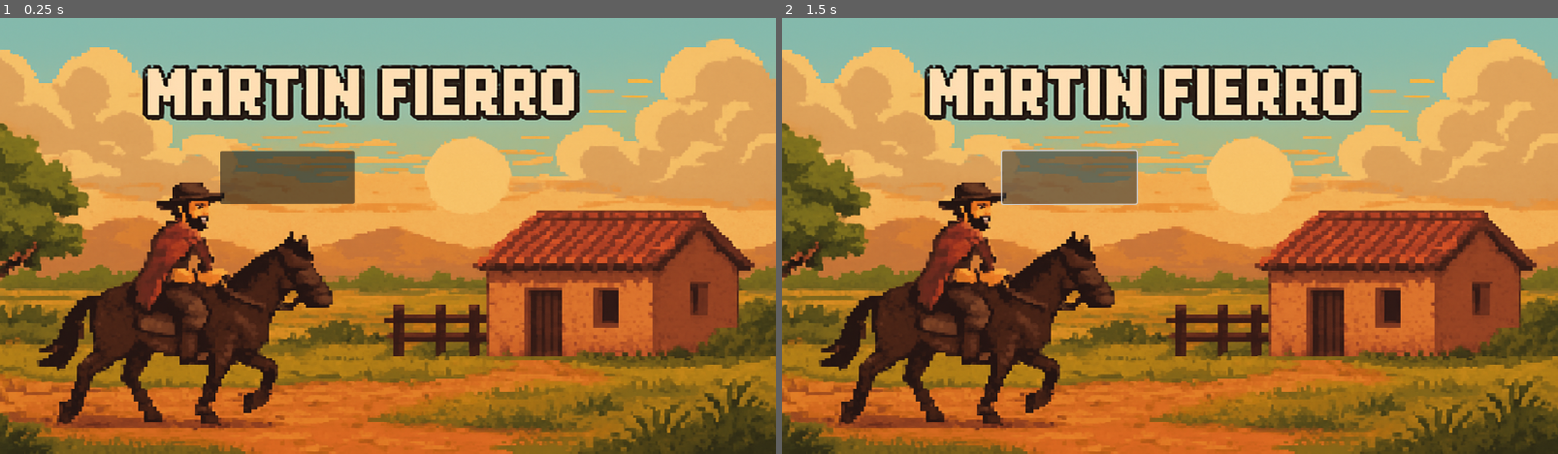
Above: before the commit, frames 1-2 (left to right).
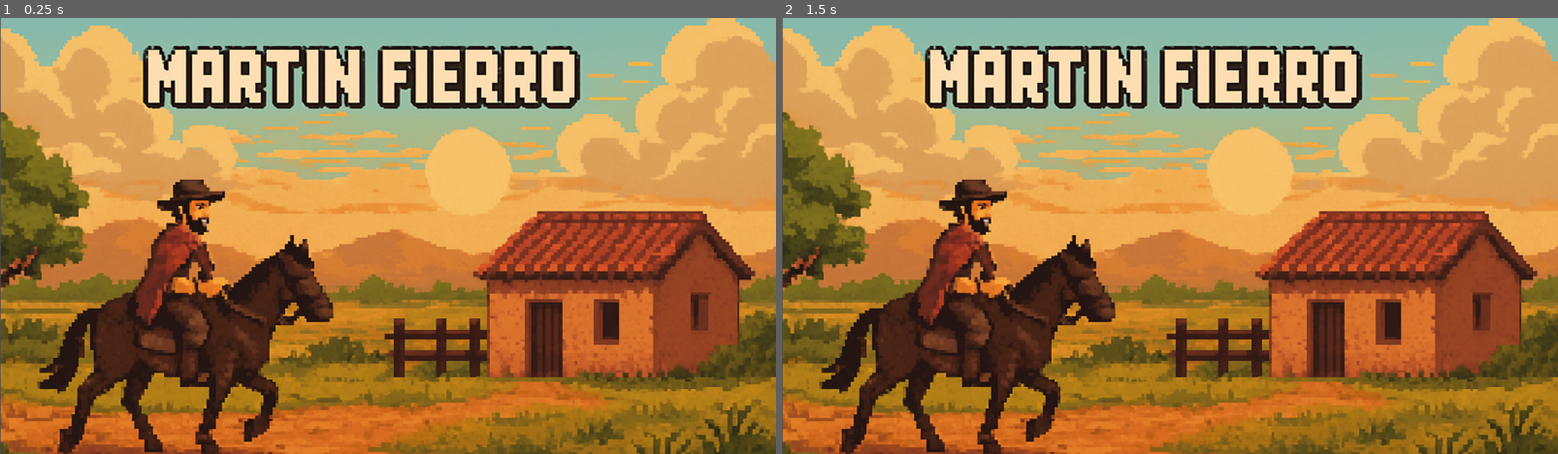
Above: after the commit, the same moments.

Repository: ODICRACK/JuegoMartinFierro
Game: Godot game, scene res://Ecenas/Menu.tscn
The game is run twice, just before and just after one commit, with the same random seed, the same clock (stepped at 60 frames per second) and the same inputs.
Inputs (mouse positions are in pixels of both pictures, inside the frame that each line leads up to):
- Up to frame 1 (0.25 s): no input
- Up to frame 2 (1.5 s): click (1069, 179) at 0.52 s; click (1069, 179) at 1.27 s

The runs differ from the first frame. In frame 1, 46% of the frame differs, in the area x 0-100%, y 0-100%; in frame 2, 46%.

Commit message:
Agregado de la estructura basica del menu

Diff:
--- a/Ecenas/Menu.tscn
+++ b/Ecenas/Menu.tscn
@@ -1,22 +1,26 @@
-[gd_scene load_steps=3 format=3 uid="uid://cgfjemoqlmi4c"]
+[gd_scene load_steps=2 format=3 uid="uid://cgfjemoqlmi4c"]
 
-[ext_resource type="Script" uid="uid://unhdlt17l7un" path="res://Scrips/BotonInicioJuego.gd" id="1_qurrf"]
 [ext_resource type="Texture2D" uid="uid://xr304ynpsl4y" path="res://Sprites/ChatGPT Image 10 sept 2025, 09_58_40 p.m..png" id="2_sp3bm"]
 
-[node name="Menu" type="Node2D"]
+[node name="Menu" type="Control"]
+layout_mode = 3
+anchors_preset = 8
+anchor_left = 0.5
+anchor_top = 0.5
+anchor_right = 0.5
+anchor_bottom = 0.5
+grow_horizontal = 2
+grow_vertical = 2
+scale = Vector2(0.8, 0.8)
 
-[node name="Button" type="Button" parent="."]
-offset_left = 363.0
-offset_top = 220.0
-offset_right = 585.0
-offset_bottom = 307.0
-rotation = -0.00137807
-script = ExtResource("1_qurrf")
-
-[node name="ChatGptImage10Sept2025,095840Pm" type="Sprite2D" parent="."]
-z_index = -1
-position = Vector2(640, 360)
-scale = Vector2(0.833333, 0.703125)
+[node name="TextureRect" type="TextureRect" parent="."]
+layout_mode = 1
+anchors_preset = 9
+anchor_bottom = 1.0
+offset_left = -798.75
+offset_top = -502.75
+offset_right = 801.25
+offset_bottom = 521.25
+grow_vertical = 2
+pivot_offset = Vector2(768, 512)
 texture = ExtResource("2_sp3bm")
-
-[connection signal="pressed" from="Button" to="Button" method="_on_pressed"]
--- a/project.godot
+++ b/project.godot
@@ -13,6 +13,7 @@
 config/name="Martin"
 run/main_scene="res://Ecenas/Menu.tscn"
 config/features=PackedStringArray("4.4", "Forward Plus")
+run/max_fps=60
 config/icon="res://icon.svg"
 
 [display]
Binary file added: Sprites/ChatGPT Image 11 sept 2025, 12_08_14 a.m..png
Not shown, added: Sprites/ChatGPT Image 11 sept 2025, 12_08_14 a.m..png.import
Binary file added: Sprites/pixel-art-guitar-musical-instrument-260nw-1897291594.png
Not shown, added: Sprites/pixel-art-guitar-musical-instrument-260nw-1897291594.png.import
